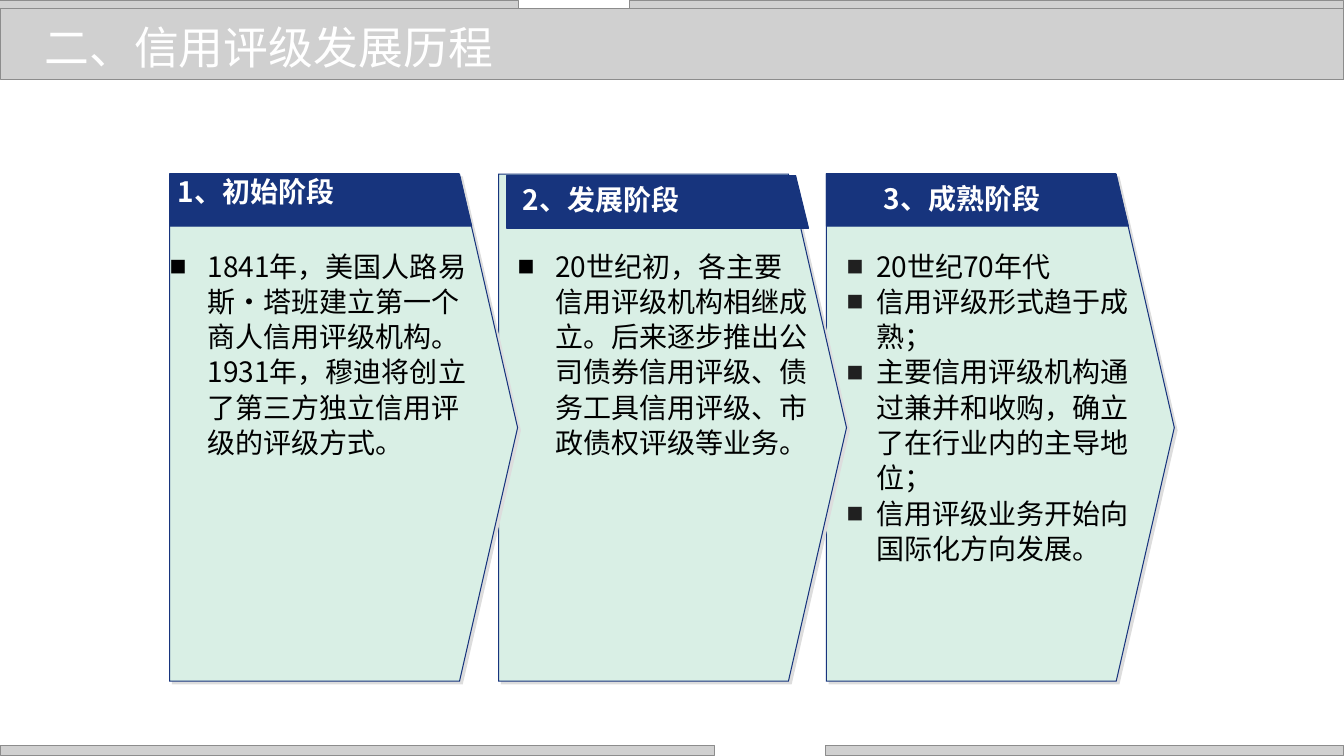
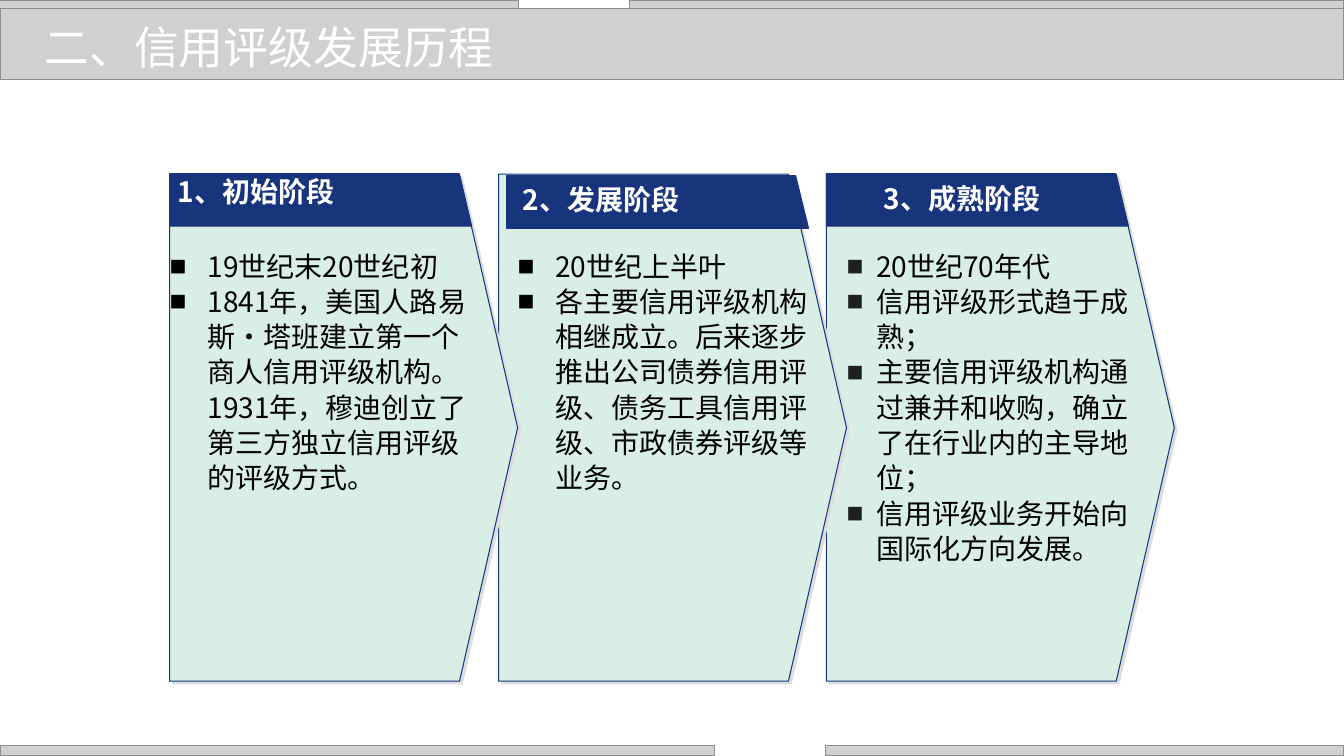
Before and after one commit to zhangjianzhang/internet_credit, a slide deck: slide 11 of files/slides/lecture_4.pptx. Drawn at 1344x756 pixels with LibreOffice and Linux fonts; fonts in the diff are those of the drawing; grey boxes stand for pictures; background and template pictures are left out. Boxes give left, top, right and bottom in pixels: in the first picture for what was removed or moved away, otherwise in the second. Text is boxed around its words. In the diff, an @@ line names an element or a change of style, - is before the commit and + after.

```diff
--- a/files/slides/lecture_4.pptx
+++ b/files/slides/lecture_4.pptx
@@ text at bbox=[207, 253, 466, 491]: text changed @@
-■ 1841年，美国人路易斯·塔班建立第一个商人信用评级机构。1931年，穆迪将创立了第三方独立信用评级的评级方式。
+■ 19世纪末20世纪初
+■ 1841年，美国人路易斯·塔班建立第一个商人信用评级机构。1931年，穆迪创立了第三方独立信用评级的评级方式。
@@ text at bbox=[555, 253, 807, 490]: text changed @@
-■ 20世纪初，各主要信用评级机构相继成立。后来逐步推出公司债券信用评级、债务工具信用评级、市政债权评级等业务。
+■ 20世纪上半叶
+■ 各主要信用评级机构相继成立。后来逐步推出公司债券信用评级、债务工具信用评级、市政债券评级等业务。
```
Also in this commit, not shown: 20 other slides changed, 5 other files.
